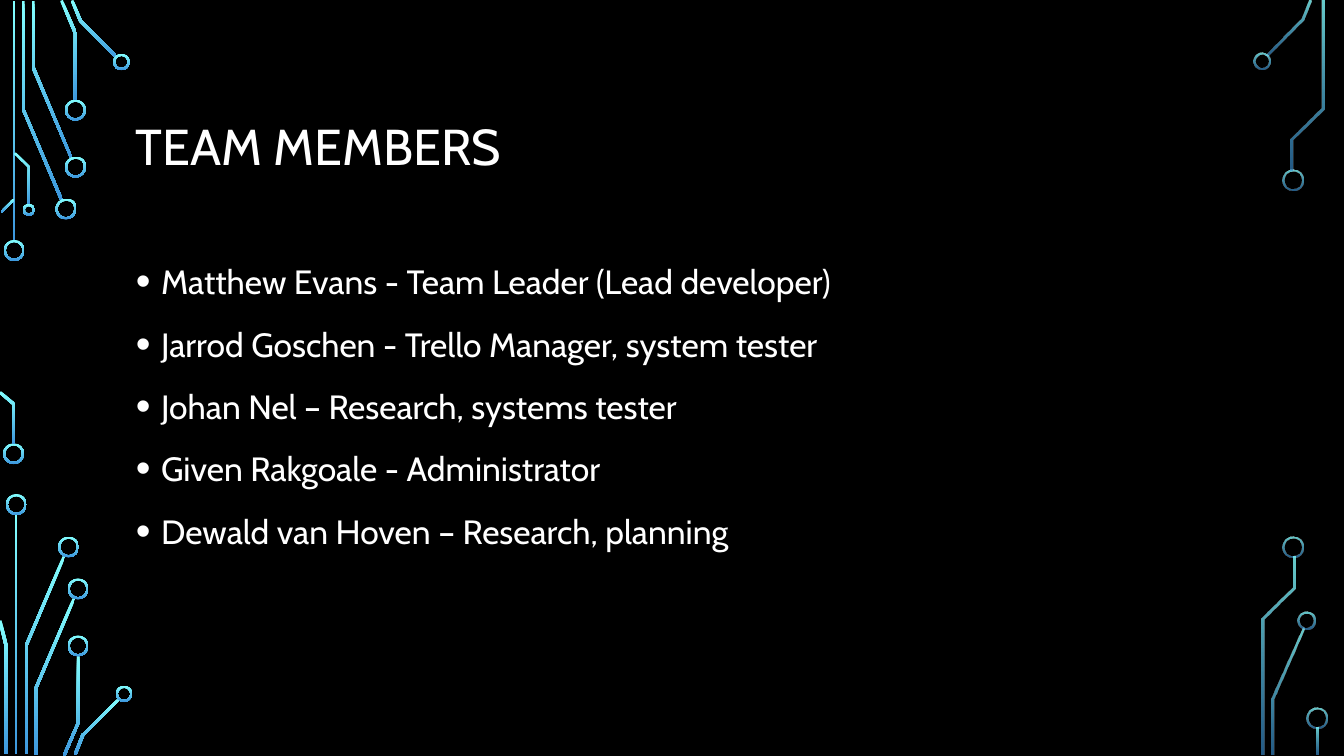
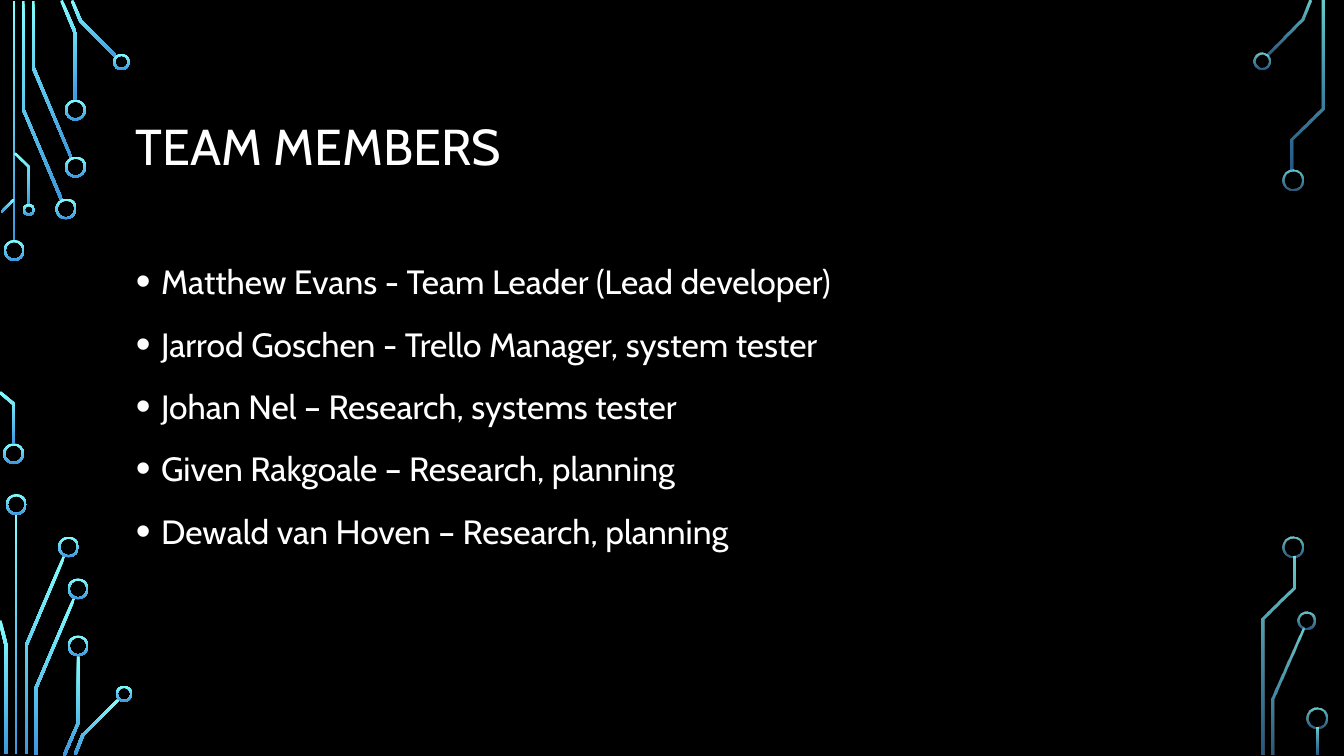
Before and after one commit to ocean-nfc/ocean-nfc-server, a slide deck: slide 2 of Ocean - NFC Slide Show.pptx. Drawn at 1344x756 pixels with LibreOffice and Linux fonts; fonts in the diff are those of the drawing; background and template pictures are left out. Boxes give left, top, right and bottom in pixels: in the first picture for what was removed or moved away, otherwise in the second. Text is boxed around its words. In the diff, an @@ line names an element or a change of style, - is before the commit and + after.

Commit message:
powerpoint presentation additions

```diff
--- a/Ocean - NFC Slide Show.pptx
+++ b/Ocean - NFC Slide Show.pptx
@@ text at (161, 455, 675, 489): text changed @@
-• Given Rakgoale - Administrator
+• Given Rakgoale – Research, planning
```
